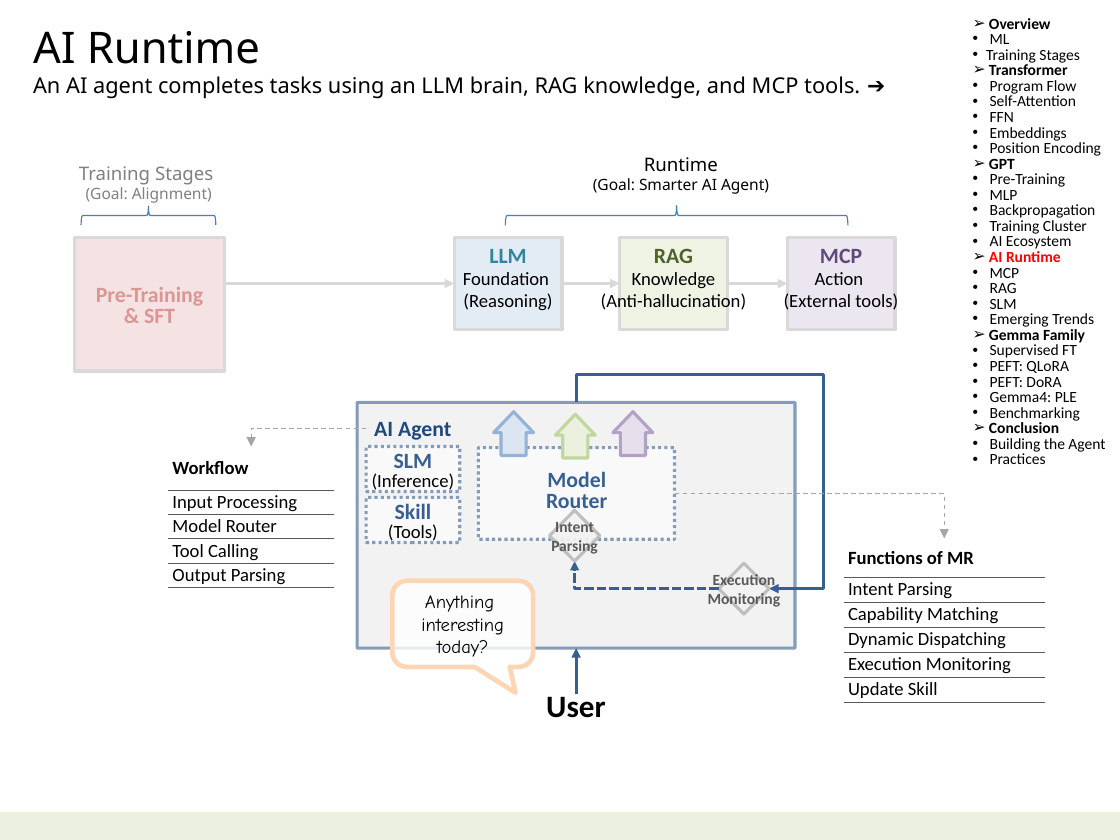
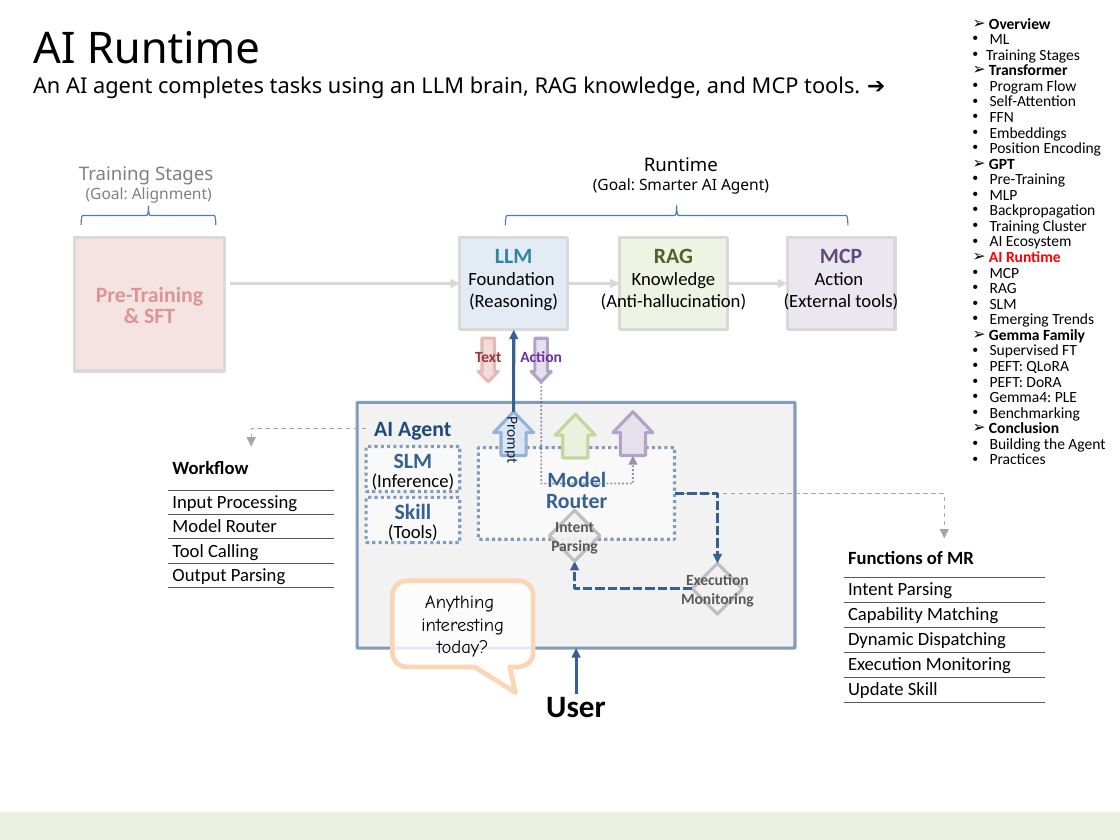
Before and after one commit to navibator/crazy-ai, a slide deck: slide 3 of ai-gemma.pptx. Drawn at 1120x840 pixels with LibreOffice and Linux fonts; fonts in the diff are those of the drawing. Boxes give left, top, right and bottom in pixels: in the first picture for what was removed or moved away, otherwise in the second. Text is boxed around its words. In the diff, an @@ line names an element or a change of style, - is before the commit and + after.

Commit message:
rag & mcp

```diff
--- a/ai-gemma.pptx
+++ b/ai-gemma.pptx
@@ rectangle "LLM": place and size @@
-rectangle "LLM" at (455, 237, 562, 330)
+rectangle "LLM" at (460, 237, 568, 330)
@@ arrow moved from (224, 283) - (455, 283) to (230, 283) - (460, 283) @@
@@ arrow moved from (562, 283) - (619, 283) to (568, 283) - (619, 283) @@
@@ down arrow added at (478, 338, 498, 382), fill #F2DCDB, outline #E6B9B8 2 pt, 10 pt, text #953735, bold @@
+Text
@@ arrow added from (514, 412) to (514, 330), #376092 2 pt @@
@@ down arrow added at (531, 338, 551, 382), fill #E6E0EC, outline #B3A2C7 2 pt, 10 pt, text #7030A0, bold @@
+Action
@@ elbow arrow added from (541, 382) to (633, 456), #604A7B 1.25 pt dashed @@
@@ elbow arrow removed from (576, 402) to (769, 589) @@
@@ text in down arrow at (503, 421, 522, 463): text added @@
+Prompt
@@ elbow arrow added from (674, 494) to (718, 563), #376092 2 pt dashed @@
@@ elbow arrow moved from (719, 589) - (575, 561) to (692, 589) - (575, 561) @@
@@ diamond "Execution": place and size @@
-diamond "Execution" at (719, 563, 769, 614)
+diamond "Execution" at (692, 563, 743, 614)
```
Also in this commit, not shown: 3 other slides changed, 2 slides added, 1 slide removed.
